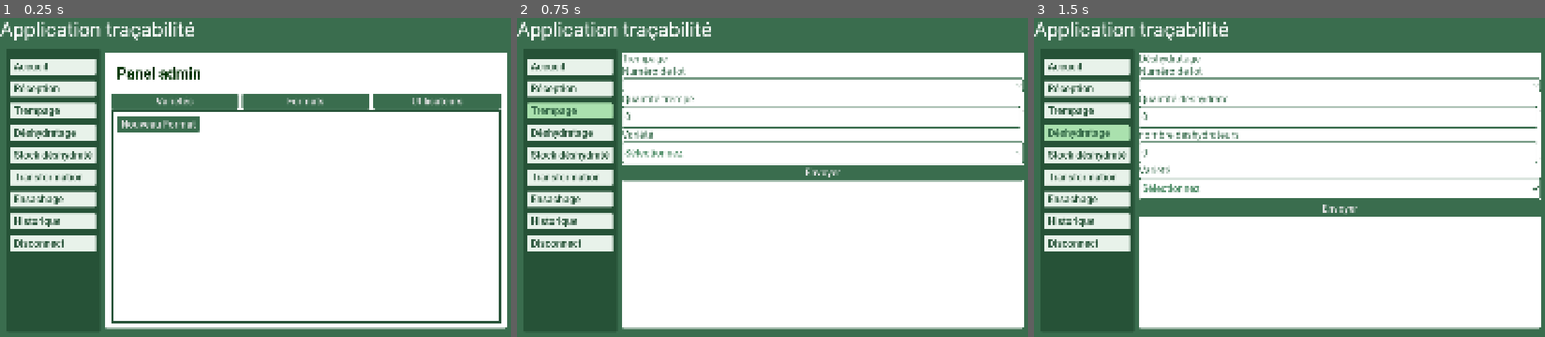
Above: before the commit, frames 1-3 (left to right).
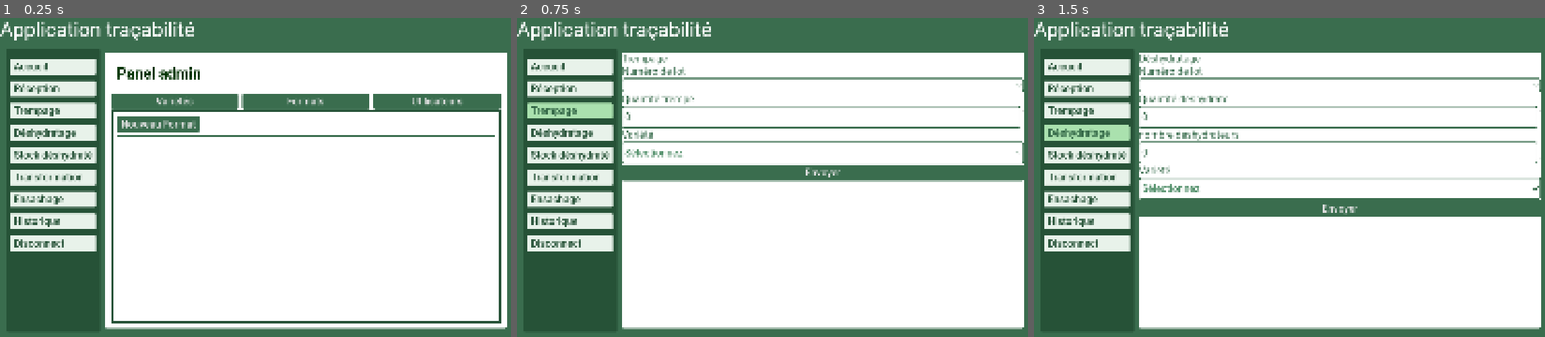
Above: after the commit, the same moments.

Repository: Animo105/tout-cru-dans-le-bec
Game: Godot game, scene res://main_app/main.tscn
Two runs of this game, one before a commit and one after it. Both use one fixed random seed, a clock stepped at 60 frames per second and the inputs below. This scene is started directly instead of the project's main scene.
Inputs:
- Up to frame 1 (0.25 s): no input
- Up to frame 2 (0.75 s): click "Trempage" at 0.5 s
- Up to frame 3 (1.5 s): click "Déshydratage" at 1.25 s

The runs differ from the first frame. In frame 1, 0.4% of the frame differs, in the area x 22-97%, y 36-38%; in frame 2, nothing differs; in frame 3, nothing differs.

Commit message:
activity stuff

Diff:
--- a/app_init.gd
+++ b/app_init.gd
@@ -138,6 +138,12 @@
 	if data != null and not data == []:
 		Globals.stocks = Stock.from_response_list(data)
 
+	res = await HttpHelper.request("/api/activity", HTTPClient.METHOD_GET)
+	data = parse_array_response(res, "Activitées")
+
+	if data != null and not data == []:
+		Globals.activities = Activity.from_response_list(data)
+
 
 func _on_button_pressed() -> void:
 	username_line_edit.text = "admin"
--- a/app_init.tscn
+++ b/app_init.tscn
@@ -155,7 +155,7 @@
 grow_vertical = 0
 theme_override_colors/font_color = Color(0.99999994, 0.1943762, 0.14415282, 1)
 theme_override_font_sizes/font_size = 70
-text = "CRITICAL ERROR"
+text = "APP ERROR"
 script = ExtResource("5_teisc")
 
 [connection signal="pressed" from="Login/PanelContainer/MarginContainer/VBoxContainer/LoginButton" to="." method="_on_login_button_pressed"]
--- a/assets/themes/light_theme.tres
+++ b/assets/themes/light_theme.tres
@@ -51,6 +51,10 @@
 corner_radius_top_right = 10
 corner_radius_bottom_right = 10
 corner_radius_bottom_left = 10
+
+[sub_resource type="StyleBoxLine" id="StyleBoxLine_g4v7s"]
+color = Color(0.22745098, 0.42745098, 0.30588236, 1)
+thickness = 3
 
 [sub_resource type="StyleBoxFlat" id="StyleBoxFlat_m3354"]
 content_margin_left = 15.0
@@ -149,6 +153,7 @@
 Button/styles/hover = SubResource("StyleBoxFlat_k5m2u")
 Button/styles/normal = SubResource("StyleBoxFlat_2p8en")
 Button/styles/pressed = SubResource("StyleBoxFlat_s00xe")
+HSeparator/styles/separator = SubResource("StyleBoxLine_g4v7s")
 Label/colors/font_color = Color(0.22745098, 0.42745098, 0.30588236, 1)
 Label/font_sizes/font_size = 50
 Label/fonts/font = ExtResource("2_2c5nv")
--- a/globals/autoloads/globals.gd
+++ b/globals/autoloads/globals.gd
@@ -5,3 +5,4 @@
 var formats : Array[Format] = []
 var varieties : Array[Variety] = []
 var stocks : Array[Stock] = []
+var activities : Array[Activity] = []
--- a/globals/dto/activity.gd
+++ b/globals/dto/activity.gd
@@ -14,6 +14,19 @@
 	StockingMaterial = 2,
 	Transformation = 3,
 	Ensachage = 4
+}
+
+const ACTIVITY_TYPE_STRING : Dictionary[int, String] = {
+	0 : "Trempage",
+	1 : "Déshydratage",
+	2 : "Stockage de matériel",
+	3 : "Transformation en beurre",
+	4 : "Ensachage"
+}
+
+const ACTIVITY_STATUS_STRING : Dictionary[int, String] = {
+	0 : "En cours",
+	1 : "Complété"
 }
 
 var id : int = 0
@@ -39,10 +52,12 @@
 	a.activity_status = d.get("activityStatus", 0)
 
 	a.started_by_user_name = d.get("startedByUserName", "")
-	a.completed_by_user_name = d.get("completedByUserName", "")
+	if d.get("completedByUserName", "") != null:
+		a.completed_by_user_name = d.get("completedByUserName", "")
 
 	a.started_date = d.get("startedDate", "")
-	a.completed_date = d.get("completedDate", "")
+	if d.get("completedDate", "") != null:
+		a.completed_date = d.get("completedDate", "")
 
 	a.variety_id = d.get("varietyId", 0)
 	a.batch_number = d.get("batchNumber", "")
@@ -50,11 +65,18 @@
 
 	return a
 
-static func from_response_list(arr : Array[Dictionary]) -> Array[Activity]:
+static func from_response_list(arr : Array) -> Array[Activity]:
 	var out : Array[Activity] = []
 	for d in arr:
-		out.append(from_response(d))
+		if d is Dictionary:
+			out.append(from_response(d))
 	return out
+
+func activity_status_as_string() -> String:
+	return ACTIVITY_STATUS_STRING[activity_status]
+
+func activity_type_as_string() -> String:
+	return ACTIVITY_TYPE_STRING[activity_type]
 
 func to_request() -> Dictionary:
 	var d : Dictionary = {}
--- a/main_app/main.tscn
+++ b/main_app/main.tscn
@@ -2,7 +2,7 @@
 
 [ext_resource type="Script" uid="uid://bxibuisxjk37j" path="res://main_app/main.gd" id="1_lquwl"]
 [ext_resource type="Theme" uid="uid://baf6xmff37gsi" path="res://assets/themes/dark_theme.tres" id="2_ikebo"]
-[ext_resource type="PackedScene" uid="uid://gk3umo4mao5w" path="res://scenes/Accueil.tscn" id="4_7mycd"]
+[ext_resource type="PackedScene" uid="uid://gk3umo4mao5w" path="res://scenes/acceuil/Accueil.tscn" id="4_7mycd"]
 [ext_resource type="PackedScene" uid="uid://daq6bwyqxr7wr" path="res://scenes/Deshydratage.tscn" id="5_272bh"]
 [ext_resource type="PackedScene" uid="uid://670l234tn18h" path="res://scenes/Ensachage.tscn" id="6_efxa6"]
 [ext_resource type="PackedScene" uid="uid://dmo0elifwre2w" path="res://scenes/Historique.tscn" id="7_dg77c"]
--- a/scenes/Accueil.tscn
+++ b/scenes/acceuil/Accueil.tscn
@@ -1,6 +1,7 @@
 [gd_scene format=3 uid="uid://gk3umo4mao5w"]
 
-[ext_resource type="Theme" uid="uid://cbrmgvtgi1by7" path="res://assets/themes/label_title.tres" id="1_jtat4"]
+[ext_resource type="Script" uid="uid://ehd7iy0a2i55" path="res://scenes/acceuil/accueil.gd" id="1_phinh"]
+[ext_resource type="Theme" uid="uid://cbrmgvtgi1by7" path="res://assets/themes/label_title.tres" id="2_me4gc"]
 
 [node name="Accueil" type="PanelContainer" unique_id=828102580]
 anchors_preset = 15
@@ -8,6 +9,7 @@
 anchor_bottom = 1.0
 grow_horizontal = 2
 grow_vertical = 2
+script = ExtResource("1_phinh")
 metadata/_edit_use_anchors_ = true
 
 [node name="VBoxContainer" type="VBoxContainer" parent="." unique_id=457440968]
@@ -28,5 +30,8 @@
 theme_override_constants/margin_right = 30
 theme_override_constants/margin_bottom = 30
 
-[node name="VBoxContainer" type="VBoxContainer" parent="VBoxContainer/MarginContainer" unique_id=1571335426]
+[node name="ScrollContainer" type="ScrollContainer" parent="VBoxContainer/MarginContainer" unique_id=1774378954]
 layout_mode = 2
+
+[node name="VBoxContainer" type="VBoxContainer" parent="VBoxContainer/MarginContainer/ScrollContainer" unique_id=1571335426]
+layout_mode = 2
--- /dev/null
+++ b/scenes/acceuil/accueil.gd
@@ -0,0 +1,8 @@
+extends PanelContainer
+
+@onready var v_box_container: VBoxContainer = $VBoxContainer/MarginContainer/ScrollContainer/VBoxContainer
+
+func _ready() -> void:
+	for a : Activity in Globals.activities:
+		var view : ActivityView = ActivityView.instanciate(a)
+		v_box_container.add_child(view)
--- /dev/null
+++ b/scenes/acceuil/activity_full_view.gd
@@ -0,0 +1,22 @@
+extends PanelContainer
+class_name ActivityFullView
+
+const ACTIVITY_FULL_VIEW = preload("uid://dvym5yaydvkkp")
+
+@onready var activity_type_label: Label = $MarginContainer/VBoxContainer/ActivityTypeLabel
+@onready var user_label: Label = $MarginContainer/VBoxContainer/UserLabel
+@onready var date_label: Label = $MarginContainer/VBoxContainer/DateLabel
+@onready var batch_label: Label = $MarginContainer/VBoxContainer/BatchLabel
+
+static func instanciate(a : Activity) -> ActivityFullView:
+	var av : ActivityFullView = ACTIVITY_FULL_VIEW.instantiate()
+	av.activity = a
+	return av
+
+var activity : Activity
+
+func _ready() -> void:
+	activity_type_label.text = "%s (%s)" % [activity.activity_type_as_string(), activity.activity_status_as_string()]
+	user_label.text = "Commencé par: %s, complété par: %s" % [activity.started_by_user_name, activity.completed_by_user_name]
+	batch_label.text = activity.batch_number
+	date_label.text = "%s - %s" % [activity.started_date, activity.completed_date]
--- /dev/null
+++ b/scenes/acceuil/activity_full_view.tscn
@@ -0,0 +1,42 @@
+[gd_scene format=3 uid="uid://dvym5yaydvkkp"]
+
+[ext_resource type="Script" uid="uid://6yl8vrhq5yab" path="res://scenes/acceuil/activity_full_view.gd" id="1_pn242"]
+
+[node name="ActivityFullView" type="PanelContainer" unique_id=1881592517]
+anchors_preset = 10
+anchor_right = 1.0
+grow_horizontal = 2
+script = ExtResource("1_pn242")
+
+[node name="MarginContainer" type="MarginContainer" parent="." unique_id=905072709]
+layout_mode = 2
+theme_override_constants/margin_left = 20
+theme_override_constants/margin_top = 20
+theme_override_constants/margin_right = 20
+theme_override_constants/margin_bottom = 20
+
+[node name="VBoxContainer" type="VBoxContainer" parent="MarginContainer" unique_id=400082799]
+layout_mode = 2
+theme_override_constants/separation = 10
+
+[node name="ActivityTypeLabel" type="Label" parent="MarginContainer/VBoxContainer" unique_id=576908070]
+layout_mode = 2
+text = "Activity Type"
+
+[node name="HSeparator" type="HSeparator" parent="MarginContainer/VBoxContainer" unique_id=2067618967]
+layout_mode = 2
+
+[node name="UserLabel" type="Label" parent="MarginContainer/VBoxContainer" unique_id=1138796121]
+layout_mode = 2
+theme_override_font_sizes/font_size = 35
+text = "UserLabel"
+
+[node name="BatchLabel" type="Label" parent="MarginContainer/VBoxContainer" unique_id=1315206388]
+layout_mode = 2
+theme_override_font_sizes/font_size = 35
+text = "BatchNumber"
+
+[node name="DateLabel" type="Label" parent="MarginContainer/VBoxContainer" unique_id=302129692]
+layout_mode = 2
+theme_override_font_sizes/font_size = 35
+text = "DateLabel"
--- /dev/null
+++ b/scenes/acceuil/activity_view.gd
@@ -0,0 +1,20 @@
+extends PanelContainer
+class_name ActivityView
+
+const ACTIVITY_VIEW = preload("uid://bpwcrtgac6qwi")
+
+static func instanciate(a : Activity) -> ActivityView:
+	var activity_vew : ActivityView = ACTIVITY_VIEW.instantiate()
+	activity_vew.activity = a
+	return activity_vew
+
+@onready var activity_type_label: Label = $MarginContainer/VBoxContainer/ActivityTypeLabel
+@onready var started_by_label: Label = $MarginContainer/VBoxContainer/HFlowContainer/StartedByLabel
+@onready var batch_label: Label = $MarginContainer/VBoxContainer/HFlowContainer/BatchLabel
+
+var activity : Activity = null
+
+func _ready() -> void:
+	activity_type_label.text = activity.activity_type_as_string()
+	started_by_label.text = "Commencé par %s" % activity.started_by_user_name
+	batch_label.text = "Lot: %s" % activity.batch_number
--- /dev/null
+++ b/scenes/acceuil/activity_view.tscn
@@ -0,0 +1,47 @@
+[gd_scene format=3 uid="uid://bpwcrtgac6qwi"]
+
+[ext_resource type="Script" uid="uid://5ffvc6sx38in" path="res://scenes/acceuil/activity_view.gd" id="1_hbvbx"]
+
+[node name="ActivityView" type="PanelContainer" unique_id=347333222]
+anchors_preset = 10
+anchor_right = 1.0
+offset_bottom = 260.0
+grow_horizontal = 2
+script = ExtResource("1_hbvbx")
+
+[node name="MarginContainer" type="MarginContainer" parent="." unique_id=1669856019]
+layout_mode = 2
+theme_override_constants/margin_left = 20
+theme_override_constants/margin_top = 20
+theme_override_constants/margin_right = 20
+theme_override_constants/margin_bottom = 20
+
+[node name="VBoxContainer" type="VBoxContainer" parent="MarginContainer" unique_id=1239224422]
+layout_mode = 2
+
+[node name="ActivityTypeLabel" type="Label" parent="MarginContainer/VBoxContainer" unique_id=1493666623]
+layout_mode = 2
+text = "Activity Type"
+
+[node name="HSeparator" type="HSeparator" parent="MarginContainer/VBoxContainer" unique_id=1897168531]
+layout_mode = 2
+
+[node name="HFlowContainer" type="HFlowContainer" parent="MarginContainer/VBoxContainer" unique_id=1789718552]
+layout_mode = 2
+theme_override_constants/h_separation = 25
+
+[node name="StartedByLabel" type="Label" parent="MarginContainer/VBoxContainer/HFlowContainer" unique_id=309838478]
+layout_mode = 2
+theme_override_font_sizes/font_size = 35
+text = "Started By"
+
+[node name="BatchLabel" type="Label" parent="MarginContainer/VBoxContainer/HFlowContainer" unique_id=1234103864]
+layout_mode = 2
+theme_override_font_sizes/font_size = 35
+text = "BatchNumber"
+
+[node name="Button" type="Button" parent="MarginContainer/VBoxContainer" unique_id=1517568316]
+custom_maximum_size = Vector2(500, -1)
+layout_mode = 2
+theme_override_font_sizes/font_size = 30
+text = "Compléter"
Not shown: 1 places in scenes/acceuil/Accueil.tscn that only renumber resources
Not shown, added: scenes/acceuil/accueil.gd.uid
Not shown, added: scenes/acceuil/activity_full_view.gd.uid
Not shown, added: scenes/acceuil/activity_view.gd.uid
